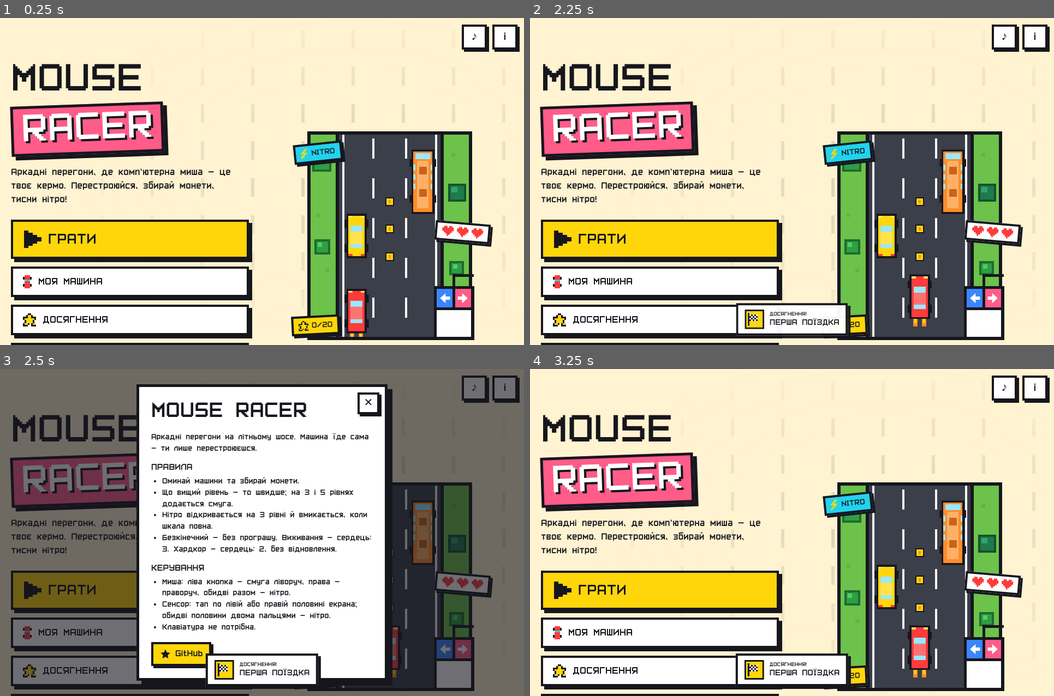
Above: before the commit, frames 1-4 (two rows, left to right).
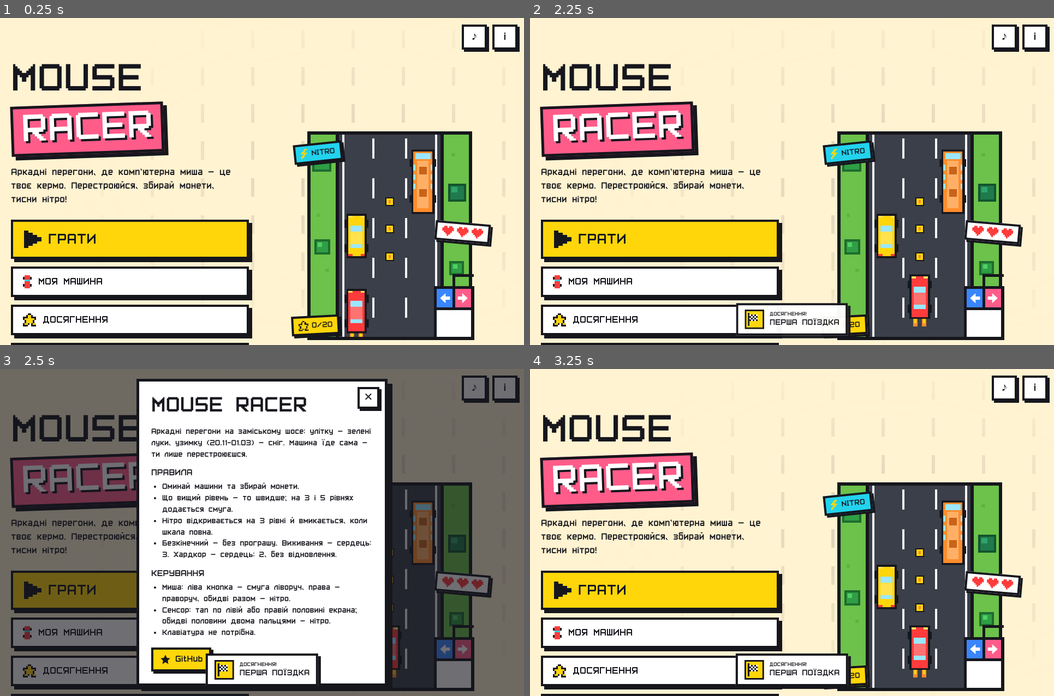
Above: after the commit, the same moments.

Repository: whyuxavier/mouse-racer
Game: browser game, page index.html
The game is run twice, just before and just after one commit, with the same random seed, the same clock (stepped at 60 frames per second) and the same inputs.
Inputs (mouse positions are in pixels of both pictures, inside the frame that each line leads up to):
- Up to frame 1 (0.25 s): no input
- Up to frame 2 (2.25 s): click (792, 181) at 0.27 s; click (792, 214) at 1.07 s; click "ГРАТИ" at 1.27 s; click (687, 148) at 1.67 s; click "II" at 1.87 s; click "МЕНЮ" at 2.02 s
- Up to frame 3 (2.5 s): press the mouse at (366, 483) at 2.27 s; release the mouse at (262, 467) at 2.4 s; click "i" at 2.47 s
- Up to frame 4 (3.25 s): click (870, 597) at 2.87 s; click "✕" at 3.07 s

Frames 1-2 are identical in both runs. In frame 3, 11% of the frame differs, in the area x 26-75%, y 3-99%; in frame 4, nothing differs.

Commit message:
Додати зимову тему (20.11–01.03)
Сезон визначається за датою: з 20 листопада по 1 березня траса засніжена —
сніг замість трави, кучугури на узбіччі, засніжені ялинки, сніговики,
снігопад у грі та в меню, зимове оформлення логотипа. Улітку все як раніше.
Для перевірки будь-якої пори року: ?season=winter або ?season=summer.

Co-Authored-By: Claude Fable 5.1 <noreply@anthropic.com>
Claude-Session: https://claude.ai/code/session_01JgZfFGHeek7MGFyQmyoXgr

Diff:
--- a/index.html
+++ b/index.html
@@ -19,6 +19,15 @@
 button{font:inherit;color:inherit;cursor:pointer}
 img.pi{image-rendering:pixelated;display:block}
 #cv{position:fixed;inset:0;width:100%;height:100%;display:block;touch-action:none;background:#6cc24a}
+html[data-season=winter]{--bg:#e4eefb}
+html[data-season=winter] #cv{background:#eef4ff}
+html[data-season=winter] .logo span+span{background:var(--b)}
+html[data-season=winter] .logo span+span::after{content:"";position:absolute;left:-5px;right:-5px;top:-9px;height:12px;background:#fff;border:5px solid var(--k);border-radius:0 0 9px 9px/0 0 7px 7px;clip-path:polygon(0 0,100% 0,100% 60%,88% 100%,72% 55%,55% 100%,40% 60%,22% 100%,8% 55%,0 100%)}
+html[data-season=winter] .logo span+span{position:relative}
+#snow{position:fixed;inset:0;z-index:12;pointer-events:none;overflow:hidden}
+#snow i{position:absolute;top:-14px;width:7px;height:7px;background:#fff;border:2px solid var(--k);animation:fall linear infinite;animation-duration:var(--d);animation-delay:var(--l);left:var(--x);opacity:.95}
+@keyframes fall{to{transform:translate(-30px,105vh)}}
+@media (prefers-reduced-motion:reduce){#snow{display:none}}
 
 /* ---------- header ---------- */
 #top{position:fixed;top:12px;right:12px;z-index:30;display:flex;gap:10px}
@@ -421,7 +430,7 @@
  pauseT:'Пауза',resume:'Продовжити',restart:'Заново',menu:'Меню',
  overT:'Аварія!',score:'Очки',coins:'Монети',level:'Рівень',newRec:'НОВИЙ РЕКОРД!',
  nLock:'РІВ {n}',nReady:'ОБИДВІ!',bLvl:'РІВЕНЬ {n}',bLane:'+1 СМУГА',bNitro:'НІТРО: ОБИДВІ КНОПКИ РАЗОМ',bMax:'МАКСИМАЛЬНА ШВИДКІСТЬ',
- info:'<p>Аркадні перегони на літньому шосе. Машина їде сама — ти лише перестроюєшс …(571 unchanged characters)…
+ info:'<p>Аркадні перегони на заміському шосе: улітку — зелені луки, узимку (20.11–01.03) — сніг. Машина їде сама — ти лише перестроюєшс …(571 unchanged characters)…
 en:{lead:'An arcade racer where your mouse is the steering wheel. Switch lanes, grab coins, hit Nitro!',
  play:'Play',car:'My car',ach:'Achievements',stats:'Statistics',set:'Settings',back:'← Back',
  modeT:'Choose a mode',m_endless:'Endless',d_endless:'Drive forever. Crashes only slow you down.',
@@ -435,7 +444,7 @@
  pauseT:'Paused',resume:'Resume',restart:'Restart',menu:'Main menu',
  overT:'Crashed!',score:'Score',coins:'Coins',level:'Level',newRec:'NEW RECORD!',
  nLock:'LVL {n}',nReady:'BOTH!',bLvl:'LEVEL {n}',bLane:'+1 LANE',bNitro:'NITRO: PRESS BOTH AT ONCE',bMax:'MAXIMUM SPEED',
- info:'<p>An arcade racer on a summer highway. The car drives itself — you only switc …(554 unchanged characters)…
+ info:'<p>An arcade racer on a country highway: green fields in summer, snow in winter (20 Nov – 1 Mar). The car drives itself — you only switc …(554 unchanged characters)…
 };
 function t(k,v){let s=(T[save.lang]||T.uk)[k];if(s==null)s=T.en[k]!=null?T.en[k]:k;
   const d=Object.assign({s:MODES.survival.hearts,h:MODES.hardcore.hearts},v||{});
@@ -551,11 +560,50 @@
   lamp:pix('kkk........./ksksssssyyy/kkk......yyy'),
   rock:pix('.sss./sssss/sswss/.sss.')
 };
+/* ---- зима: ялинки в снігу, сніговики, голі дерева, кучугури ---- */
+PAL.e='#1f6b4a';PAL.E='#2d8a5e';PAL.W='#f4f9ff';PAL.i='#cfe0f5';PAL.t='#6b4a2b';PAL.O='#ff8c2b';
+const spruce=(h,w)=>mk(w+4,h+4,g=>{const cx=(w>>1)+2,rows=[];
+  for(let y=0;y<h;y++){const t=y/h,hw=Math.max(1,Math.round((w/2)*(.15+.85*t)));const tier=Math.floor(t*3),off=(t*3-tier)*hw*.35|0;rows.push(hw-off);}
+  g.fillStyle='rgba(0,0,0,.18)';rows.forEach((ww,y)=>g.fillRect(cx-ww+2,y+3,ww*2,1));g.fillRect(cx+1,h+2,3,2);
+  for(let y=0;y<h;y++){const ww=rows[y];
+    g.fillStyle=y%6<2?PAL.W:(y%6<4?PAL.E:PAL.e);g.fillRect(cx-ww,y,ww*2,1);
+    if(y%6<2){g.fillStyle=PAL.e;g.fillRect(cx-ww,y,1,1);g.fillRect(cx+ww-1,y,1,1);}}
+  g.fillStyle=PAL.t;g.fillRect(cx-1,h-1,3,4);});
+const SPRW={
+  trees:[spruce(20,14),spruce(16,12),spruce(24,16),spruce(14,10),
+    pix('...W..../..WWW.../.WtWWW../..ttW.../WWtt..../.Wt...../..t...../..t.....'),
+    pix('..W..W../..tW.W../..ttt.../...t..../...t..../...t....')],
+  bushes:[pix('..WWW../.WWWWW./WWWWWWi/WWWWWii/.Wiiii./..iii..'),pix('.WWW./WWWWi/WWiii/.iii.')],
+  flowers:[pix('.W../WWi/.ii.'),pix('..../.Wi./.ii.'),pix('W./i.'),pix('...../.WW../.WWi./..ii.')],
+  snowmen:[pix('..WWW.../..WWW.../.WkWkW../.WWOOW../.WWWW.W/WWWkWWW/WWkWWW./WWWkWW./.WWWW.i/.iiii...'),pix('...kkk../...kkk../..kkkkk./..WWW.../.WkWkW../.WWOWW../.WWWWW../WWkWWW./WWWkWW./.WWWW../..iii..')],
+  signs:SPR.signs.map(sp=>mk(sp.width,sp.height+1,g=>{g.drawImage(sp,0,1);g.fillStyle=PAL.W;g.fillRect(1,0,sp.width-2,2);})),
+  lamp:SPR.lamp,
+  rock:pix('.WWW./WWWWi/sWsii/.sss.')
+};
 const coinFrames=[8,6,2,6].map(w=>mk(8,8,g=>{for(let y=0;y<8;y++)for(let x=0;x<8;x++){const nx=(x+.5-4)/(w/2),ny=(y+.5-4)/4,d=nx*nx+ny*ny;if(d<=1){g.fillStyle=d>.62?'#8a5a00':d<.2&&w>2?'#ff8c2b':'#ffd60a';g.fillRect(x,y,1,1);}}}));
 const grassTile=mk(32,32,g=>{let s=7;const r=()=>(s=(s*16807)%2147483647)/2147483647;
   for(let i=0;i<46;i++){g.fillStyle='#62b843';g.fillRect(r()*32|0,r()*32|0,1+(r()*2|0),1);}
   for(let i=0;i<26;i++){g.fillStyle='#7fd15b';g.fillRect(r()*32|0,r()*32|0,1,1);}
   for(let i=0;i<10;i++){g.fillStyle='#4f9f38';g.fillRect(r()*32|0,r()*32|0,1,2);}});
+const snowTile=mk(32,32,g=>{let s=11;const r=()=>(s=(s*16807)%2147483647)/2147483647;
+  for(let i=0;i<34;i++){g.fillStyle='#d9e7f7';g.fillRect(r()*32|0,r()*32|0,1+(r()*3|0),1);}
+  for(let i=0;i<14;i++){g.fillStyle='#ffffff';g.fillRect(r()*32|0,r()*32|0,1,1);}
+  for(let i=0;i<8;i++){g.fillStyle='#c3d6ee';g.fillRect(r()*32|0,r()*32|0,2,1);}});
+
+/* =====================================================================
+   4b. SEASONS — легко додати нову пору року чи біом
+   ===================================================================== */
+const SEASONS={
+  summer:{ground:'#6cc24a',tile:grassTile,shoulder:'#c9b98a',road:'#3b3f4a',edge:'#f5f5f5',spr:SPR,snow:false},
+  winter:{ground:'#eef4ff',tile:snowTile,shoulder:'#ffffff',road:'#454a58',edge:'#dde6f2',spr:SPRW,snow:true}
+};
+function detectSeason(){
+  const q=new URLSearchParams(location.search).get('season');if(SEASONS[q])return q;      // ?season=winter для перевірки
+  const d=new Date(),m=d.getMonth()+1,day=d.getDate();
+  return (m===11&&day>=20)||m===12||m===1||m===2||(m===3&&day===1)?'winter':'summer';   // зима: 20.11 – 01.03
+}
+const SEASON=detectSeason(),TH=SEASONS[SEASON];
+document.documentElement.dataset.season=SEASON;
 
 /* =====================================================================
    5. SOUND
@@ -632,7 +680,7 @@
   W=innerWidth;H=innerHeight;dpr=Math.min(2,window.devicePixelRatio||1);
   cv.width=Math.max(1,W*dpr|0);cv.height=Math.max(1,H*dpr|0);
   VH=W>H*1.2?820:1000;S=H/VH;VW=W/S;CX=VW/2;PY=VH*CONFIG.playerY;
-  grassPat=ctx.createPattern(grassTile,'repeat');
+  grassPat=ctx.createPattern(TH.tile,'repeat');
   if(run){if(state!=='play'){geo.laneW=laneWTarget(geo.lanes);}render();}
 }
 
@@ -647,16 +695,17 @@
     if(o.length&&o[0].y>VH+160)this.objs=o.filter(q=>q.y<=VH+160);
     const space=Math.max(140,VW/2-geo.lanes*geo.laneW/2);
     for(let s=0;s<2;s++){this.next[s]-=d;this.forest[s]-=d;if(this.next[s]>0)continue;const side=s?1:-1;
-      if(this.forest[s]>0){const n=2+(Math.random()*3|0);for(let i=0;i<n;i++)this.add(pick(SPR.trees),side,78+Math.random()*space,-110-Math.random()*70);this.next[s]=rand(60,105);}
+      if(this.forest[s]>0){const n=2+(Math.random()*3|0);for(let i=0;i<n;i++)this.add(pick(TH.spr.trees),side,78+Math.random()*space,-110-Math.random()*70);this.next[s]=rand(60,105);}
       else{const q=Math.random();
-        if(q<.34)this.add(pick(SPR.trees),side,82+Math.random()*space,-110);
-        else if(q<.6)this.add(pick(SPR.bushes),side,46+Math.random()*space,-110);
-        else if(q<.92)this.add(pick(SPR.flowers),side,44+Math.random()*space,-110);
-        else this.add(SPR.rock,side,50+Math.random()*space,-110);
+        if(q<.34)this.add(pick(TH.spr.trees),side,82+Math.random()*space,-110);
+        else if(q<.6)this.add(pick(TH.spr.bushes),side,46+Math.random()*space,-110);
+        else if(q<.92)this.add(pick(TH.spr.flowers),side,44+Math.random()*space,-110);
+        else if(TH.spr.snowmen&&Math.random()<.5)this.add(pick(TH.spr.snowmen),side,60+Math.random()*space,-110);
+        else this.add(TH.spr.rock,side,50+Math.random()*space,-110);
         this.next[s]=rand(90,260);if(Math.random()<.07)this.forest[s]=rand(900,2600);}
     }
-    this.lampD-=d;if(this.lampD<=0){this.add(SPR.lamp,-1,8,-110,false);this.add(SPR.lamp,1,8,-110,true);this.lampD=820;}
-    this.signD-=d;if(this.signD<=0){this.add(pick(SPR.signs),Math.random()<.5?-1:1,40,-110);this.signD=rand(1700,4200);}
+    this.lampD-=d;if(this.lampD<=0){this.add(TH.spr.lamp,-1,8,-110,false);this.add(TH.spr.lamp,1,8,-110,true);this.lampD=820;}
+    this.signD-=d;if(this.signD<=0){this.add(pick(TH.spr.signs),Math.random()<.5?-1:1,40,-110);this.signD=rand(1700,4200);}
   },
   draw(g,rw){const P=5,o=this.objs;for(let i=o.length-1;i>=0;i--){const q=o[i],w=q.spr.width*P,h=q.spr.height*P,x=CX+q.side*(rw/2+q.off);
       if(x+w<0||x-w>VW)continue;
@@ -678,7 +727,8 @@
     v:LV[0].speed*M.speedMul*.6,slow:1,inv:0,energy:0,nitroT:0,maxSpeed:false,
     p:{lane:1,pos:1},cars:[],items:[],parts:[],
     nextV:500,nextC:700,nextN:2500,nextH:6000,shake:0,flash:0,dead:false,deadT:0,ended:false,
-    newRecord:false,isBest:false,unlocked:[],achT:0,moves:0};
+    newRecord:false,isBest:false,unlocked:[],achT:0,moves:0,flakes:[]};
+  if(TH.snow)for(let i=0;i<70;i++)run.flakes.push({x:Math.random()*VW,y:Math.random()*VH,s:rand(3,7),v:rand(60,140),w:Math.random()*6.28});
   Scene.reset();
 }
 
@@ -790,6 +840,7 @@
   Scene.advance(d);
   for(const p of r.parts){p.x+=p.vx*dt;p.y+=(p.vy+r.v*.5)*dt;p.l-=dt;}
   r.parts=r.parts.filter(p=>p.l>0);
+  if(TH.snow)for(const f of r.flakes){f.w+=dt*2;f.y+=(f.v+r.v*.45)*dt;f.x+=Math.sin(f.w)*18*dt;if(f.y>VH+10){f.y=-10;f.x=Math.random()*VW;}}
 
   // очки та рівні
   if(!r.dead){r.score=Math.floor(r.dist*CONFIG.scorePerUnit)+r.coins*CONFIG.coinScore;
@@ -806,14 +857,16 @@
   g.setTransform(S*dpr,0,0,S*dpr,0,0);g.imageSmoothingEnabled=false;
   if(r.shake>0)g.translate((Math.random()-.5)*r.shake*34,(Math.random()-.5)*r.shake*34);
   // трава
-  g.fillStyle='#6cc24a';g.fillRect(-40,-40,VW+80,VH+80);
+  g.fillStyle=TH.ground;g.fillRect(-40,-40,VW+80,VH+80);
   if(grassPat){const P=5,Tl=32*P;g.save();g.translate(0,(r.scroll%Tl)-Tl);g.scale(P,P);g.fillStyle=grassPat;g.fillRect(-8,0,VW/P+16,(VH+2*Tl)/P);g.restore();}
   // дорога
   const rw=geo.lanesF*geo.laneW,x0=CX-rw/2,k=geo.laneW/20;
-  g.fillStyle='#c9b98a';g.fillRect(x0-20,-40,rw+40,VH+80);
+  g.fillStyle=TH.shoulder;g.fillRect(x0-20,-40,rw+40,VH+80);
+  if(TH.snow){g.fillStyle='#d6e3f3';for(let y=-40+(r.scroll%64);y<VH+40;y+=64){g.fillRect(x0-20,y,8,22);g.fillRect(x0+rw+12,y+30,8,22);}}
   g.fillStyle=K;g.fillRect(x0-6,-40,rw+12,VH+80);
-  g.fillStyle='#3b3f4a';g.fillRect(x0,-40,rw,VH+80);
-  g.fillStyle='#f5f5f5';g.fillRect(x0+7,-40,5,VH+80);g.fillRect(x0+rw-12,-40,5,VH+80);
+  g.fillStyle=TH.road;g.fillRect(x0,-40,rw,VH+80);
+  if(TH.snow){g.fillStyle='#e6edf7';for(let y=-40+(r.scroll%90);y<VH+40;y+=90){g.fillRect(x0,y,3,40);g.fillRect(x0+rw-3,y+45,3,40);}}
+  g.fillStyle=TH.edge;g.fillRect(x0+7,-40,5,VH+80);g.fillRect(x0+rw-12,-40,5,VH+80);
   g.save();g.beginPath();g.rect(x0+16,-40,rw-32,VH+80);g.clip();
   const off=r.scroll%150,nl=Math.ceil(geo.lanesF-.001);
   for(let i=1;i<nl;i++){const x=x0+i*geo.laneW-3;for(let y=-150+off;y<VH+20;y+=150)g.fillRect(x,y,6,74);}
@@ -847,6 +900,7 @@
   // частинки
   for(const p of r.parts){g.globalAlpha=clamp(p.l*2.5,0,1);g.fillStyle=p.c;g.fillRect(p.x-p.s/2,p.y-p.s/2,p.s,p.s);}
   g.globalAlpha=1;
+  if(TH.snow){g.fillStyle='rgba(255,255,255,.9)';for(const f of r.flakes)g.fillRect(f.x,f.y,f.s,f.s);}
   // лінії швидкості
   if(r.nitroT>0){g.fillStyle='rgba(255,255,255,.55)';for(let i=0;i<16;i++){const x=Math.random()*VW,y=Math.random()*VH;g.fillRect(x,y,4,rand(70,210));}}
   if(r.flash>0){g.setTransform(1,0,0,1,0,0);g.fillStyle='rgba(255,59,59,'+(r.flash*.38)+')';g.fillRect(0,0,cv.width,cv.height);}
@@ -937,7 +991,7 @@
    15. UI
    ===================================================================== */
 const SCREENS=['menu','modes','car','ach','stats','set'];
-function show(name){
+let show=function(name){
   SCREENS.forEach(s=>$('s-'+s).hidden=s!==name);
   $('top').hidden=!name;$('hud').hidden=!!name;
   if(name==='menu')$('heroAch').textContent=Ach.count()+'/'+ACH.length;
@@ -1011,6 +1065,15 @@
    ===================================================================== */
 document.querySelectorAll('img[data-pix]').forEach(i=>i.src=IURL[i.dataset.pix]);
 document.documentElement.style.setProperty('--car',save.color);
+if(SEASON==='winter'){
+  const M={'#6cc24a':'#eef4ff','#5db53f':'#d6e3f3','#1e6b2e':'#1f6b4a','#14532d':'#1a5a3e','#2f9e44':'#2d8a5e','#1f7a4d':'#27795a','#51cf66':'#f4f9ff','#2fa36b':'#f4f9ff','#c9b98a':'#ffffff'};
+  document.querySelectorAll('.hero-r svg [fill]').forEach(e=>{const f=e.getAttribute('fill').toLowerCase();if(M[f])e.setAttribute('fill',M[f]);});
+  const ns='http://www.w3.org/2000/svg',sv=document.querySelector('.hero-r svg'),gl=sv.querySelector('g[clip-path]');
+  [[20,22],[40,118],[24,300],[270,70],[284,160],[262,290],[90,60],[130,340],[220,200],[200,330],[90,220]].forEach(([x,y])=>{const r=document.createElementNS(ns,'rect');r.setAttribute('x',x);r.setAttribute('y',y);r.setAttribute('width',6);r.setAttribute('height',6);r.setAttribute('fill','#fff');r.setAttribute('stroke','#16161d');r.setAttribute('stroke-width',2);gl.appendChild(r);});
+  const sn=document.createElement('div');sn.id='snow';for(let i=0;i<22;i++){const f=document.createElement('i');f.style.setProperty('--x',(Math.random()*100)+'%');f.style.setProperty('--d',rand(7,14).toFixed(1)+'s');f.style.setProperty('--l',(-rand(0,14)).toFixed(1)+'s');sn.appendChild(f);}
+  document.body.appendChild(sn);
+  const hs=()=>{sn.hidden=!!run;};const _show=show;show=function(n){_show(n);hs();};
+}
 applyLang();resize();show('menu');
 })();
 </script>
